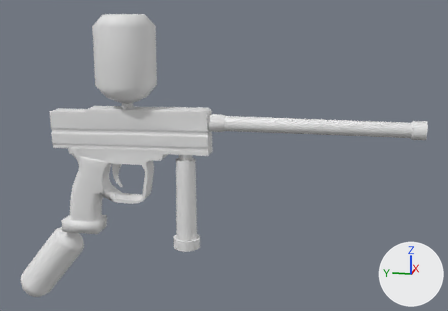
Renders of the Blender file Assets/Arts/Blender Files/Paintball Gun/PaintBall Gun.blend from each side of a commit.
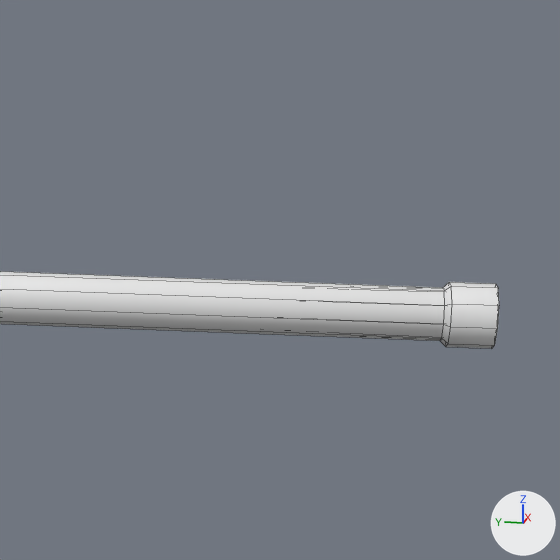
Old and new are each drawn whole from a 50 mm camera at (-0.948, -0.413, 0.267) aimed at (0.014, -0.22, 0.027) and again close up on the part from 63% to 99% of the width and 13% to 65% of the height. Every picture has the same lights, and +X, +Y and +Z are marked at lower right. The close-ups show mesh edges as thin lines.

Objects in the first close-up: 'Barrel'.
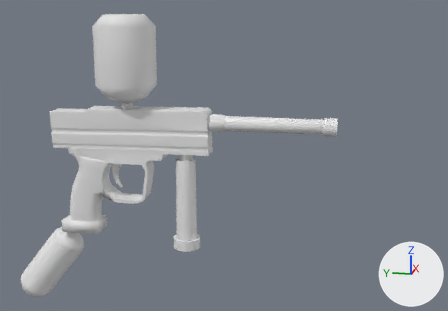
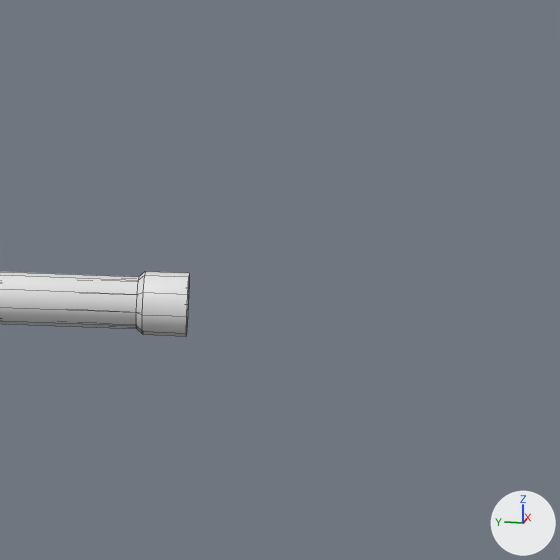
Location of each change, (x1, y1, x2, y2) in pixels of the close-ups (560 x 560 px):
'Barrel', reshaped: before (0, 271, 499, 348); after (0, 271, 189, 336)

Diff of the bpy script that builds the scene:
```diff
--- a/Assets/Arts/Blender Files/Paintball Gun/PaintBall Gun.blend.py
+++ b/Assets/Arts/Blender Files/Paintball Gun/PaintBall Gun.blend.py
@@ me_cylinder_002 @@
 me_cylinder_002.from_pydata(...)  # 72 vertices, 63 faces; spans x -0.014..0.014, y -0.53..-0.197, z 0.068..0.096
 # used by ob_barrel; parent = ob_grip_fame_low; location = (0.0, 0.0, 0.0)
+# me_cylinder_002 part 1: all 36 vertices in x -0.014..0.014, y -0.53..-0.508, z 0.068..0.096 are moved by (0.0, 0.13, 0.0)
```
